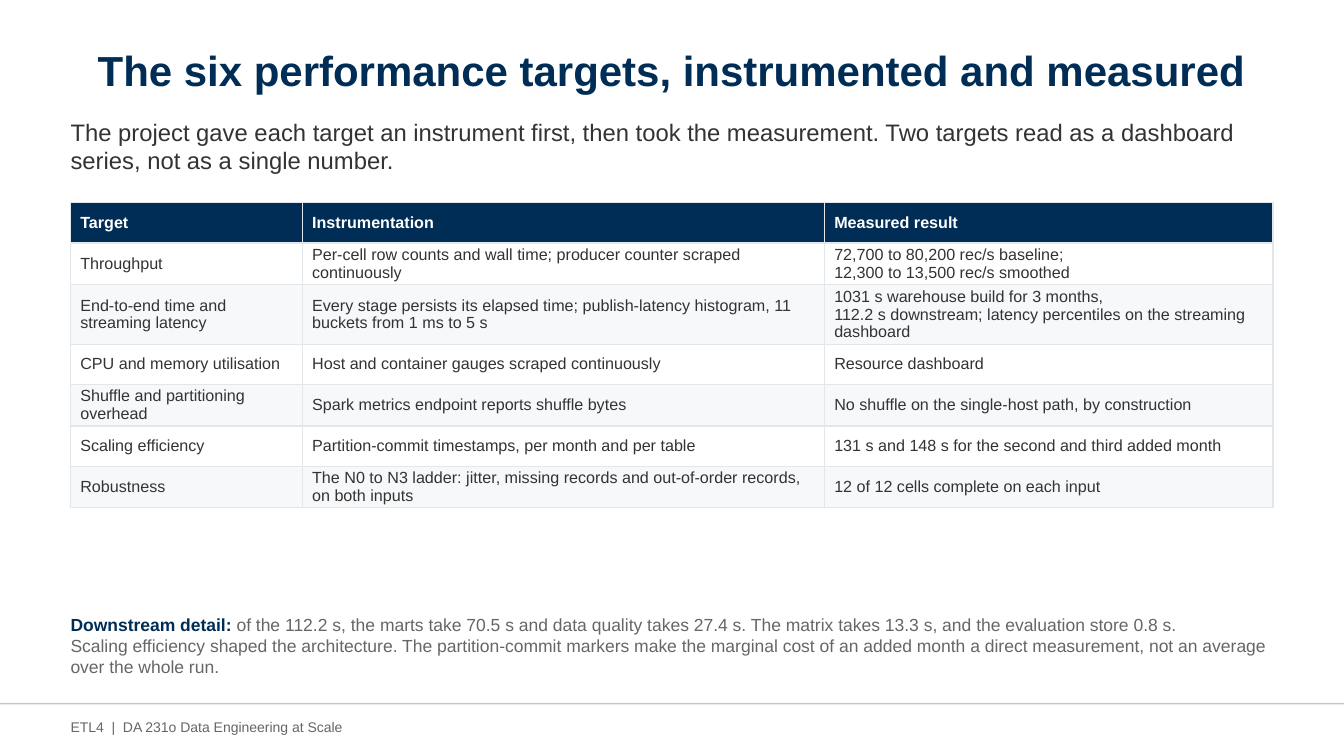
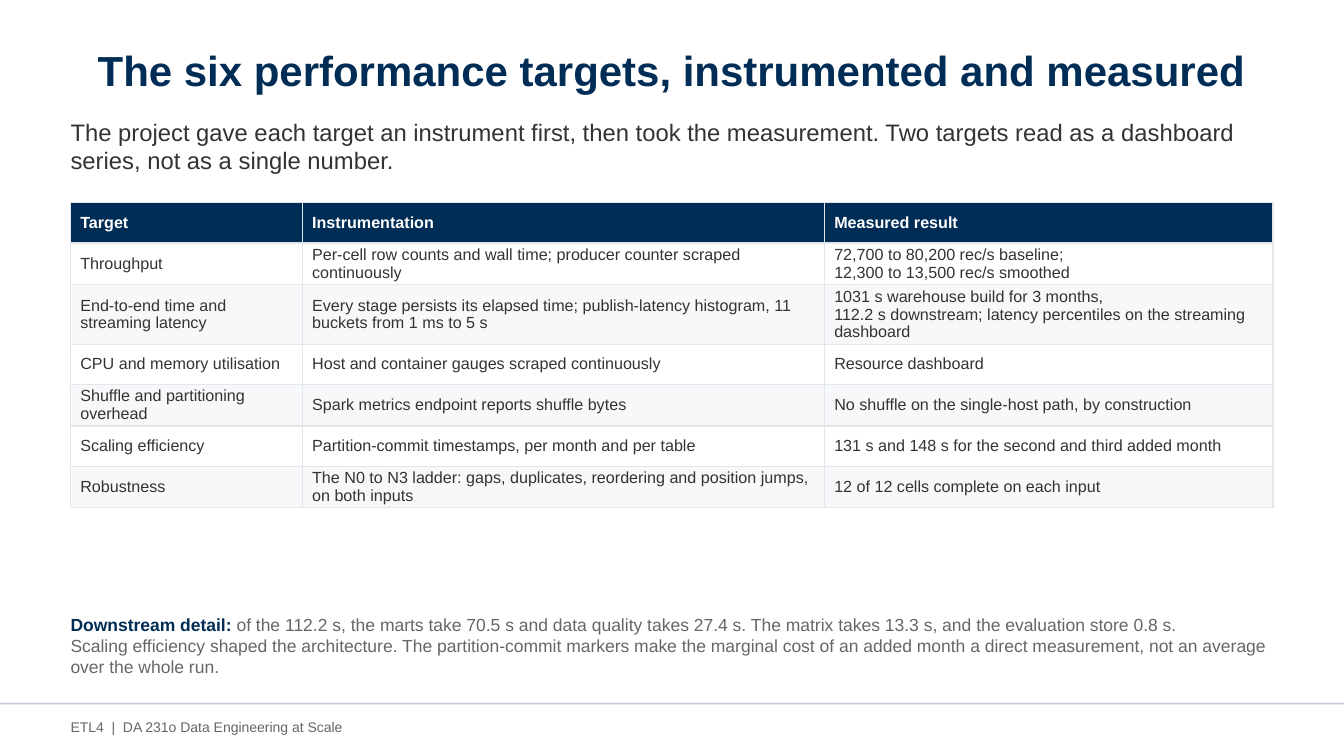
Before and after one commit to AvinashKompalli/Clean-Flight-Paths-from-Noisy-Aircraft-Data-at-Scale, a slide deck: slide 17 of etl4/docs/ETL4_Project_Presentation.pptx. Drawn at 1344x756 pixels with LibreOffice and Linux fonts; fonts in the diff are those of the drawing. Boxes give left, top, right and bottom in pixels: in the first picture for what was removed or moved away, otherwise in the second. Text is boxed around its words. In the diff, an @@ line names an element or a change of style, - is before the commit and + after.

```diff
--- a/etl4/docs/ETL4_Project_Presentation.pptx
+++ b/etl4/docs/ETL4_Project_Presentation.pptx
@@ table at (71, 203, 1273, 509) @@
-row 7, column 2: The N0 to N3 ladder: jitter, missing records and out-of-order records, on both inputs
+row 7, column 2: The N0 to N3 ladder: gaps, duplicates, reordering and position jumps, on both inputs
```
Also in this commit, not shown: 2 other slides changed, 2 other files.
